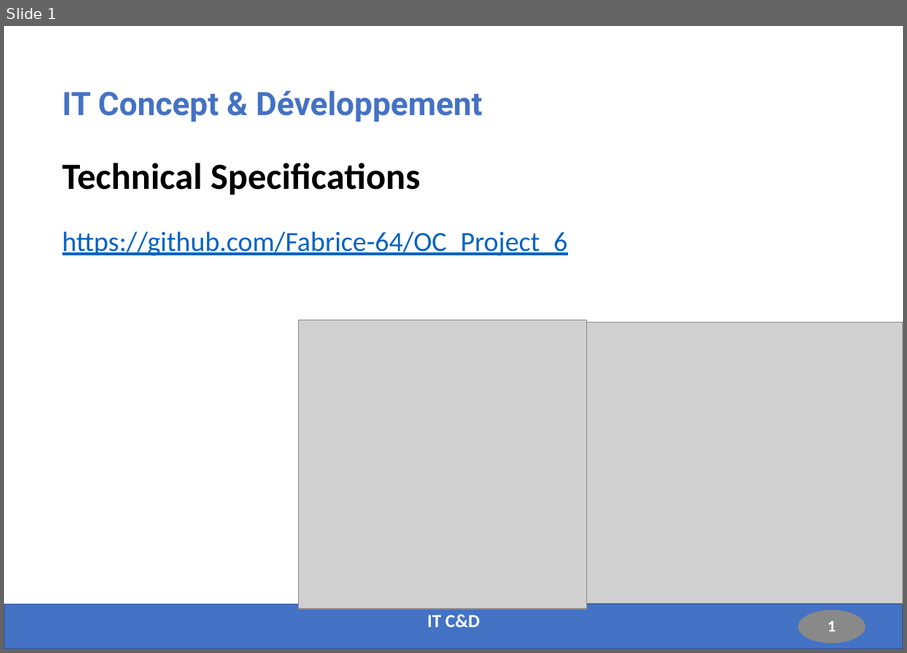
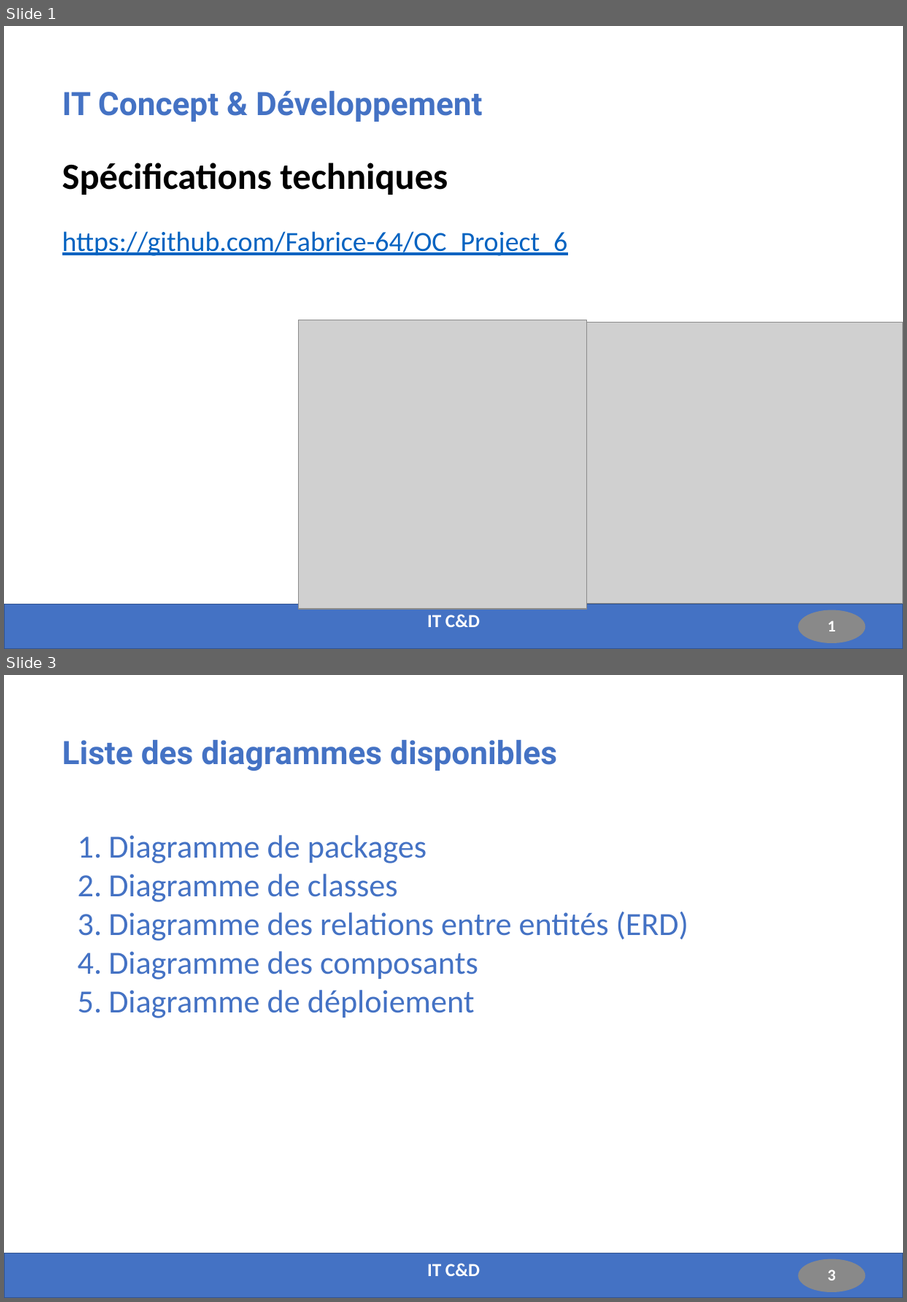
Before and after one commit to Fabrice-64/OC_Project_6, a slide deck: Presentation_Projet_6.pptx. Shown one above the other, each under a label of ours: slide 1 before the commit, slides 1 and 3 after it; the slides between them are not shown. The pictures are 907x653 and 907x1302 pixels, drawn with LibreOffice and Linux fonts; fonts in the diff are those of the drawing; grey boxes stand for pictures. Boxes give left, top, right and bottom in pixels: in the first picture for what was removed or moved away, otherwise in the second. Text is boxed around its words. In the diff, an @@ line names an element or a change of style, - is before the commit and + after.

Commit message:
Deliverables for the project presentation

```diff
--- a/Presentation_Projet_6.pptx
+++ b/Presentation_Projet_6.pptx
@@ slide 3 added at bbox=[4, 675, 903, 1298], background #FFFFFF; not listed: 2 template elements that a slide beside it also shows @@
@@ title added at bbox=[62, 740, 557, 771], 28 pt, text #4472C4, bold @@
+Liste des diagrammes disponibles
@@ text added at bbox=[108, 835, 689, 1018], 28 pt, text #4472C4 @@
+1. Diagramme de packages
+2. Diagramme de classes
+3. Diagramme des relations entre entités (ERD)
+4. Diagramme des composants
+5. Diagramme de déploiement
@@ text added at bbox=[427, 1263, 480, 1276], 16 pt, text #FFFFFF, bold @@
+IT C&D
@@ slide 1 changed as well @@
@@ title at bbox=[62, 91, 568, 256]: text changed @@
-IT Concept & Développement
-Technical Specifications
-https://github.com/Fabrice-64/OC_Project_6
+IT Concept & Développement
+Spécifications techniques
+https://github.com/Fabrice-64/OC_Project_6
```
Also in this commit, not shown: 3 other slides changed, 4 other slides added, 3 slides removed, 16 other files.
